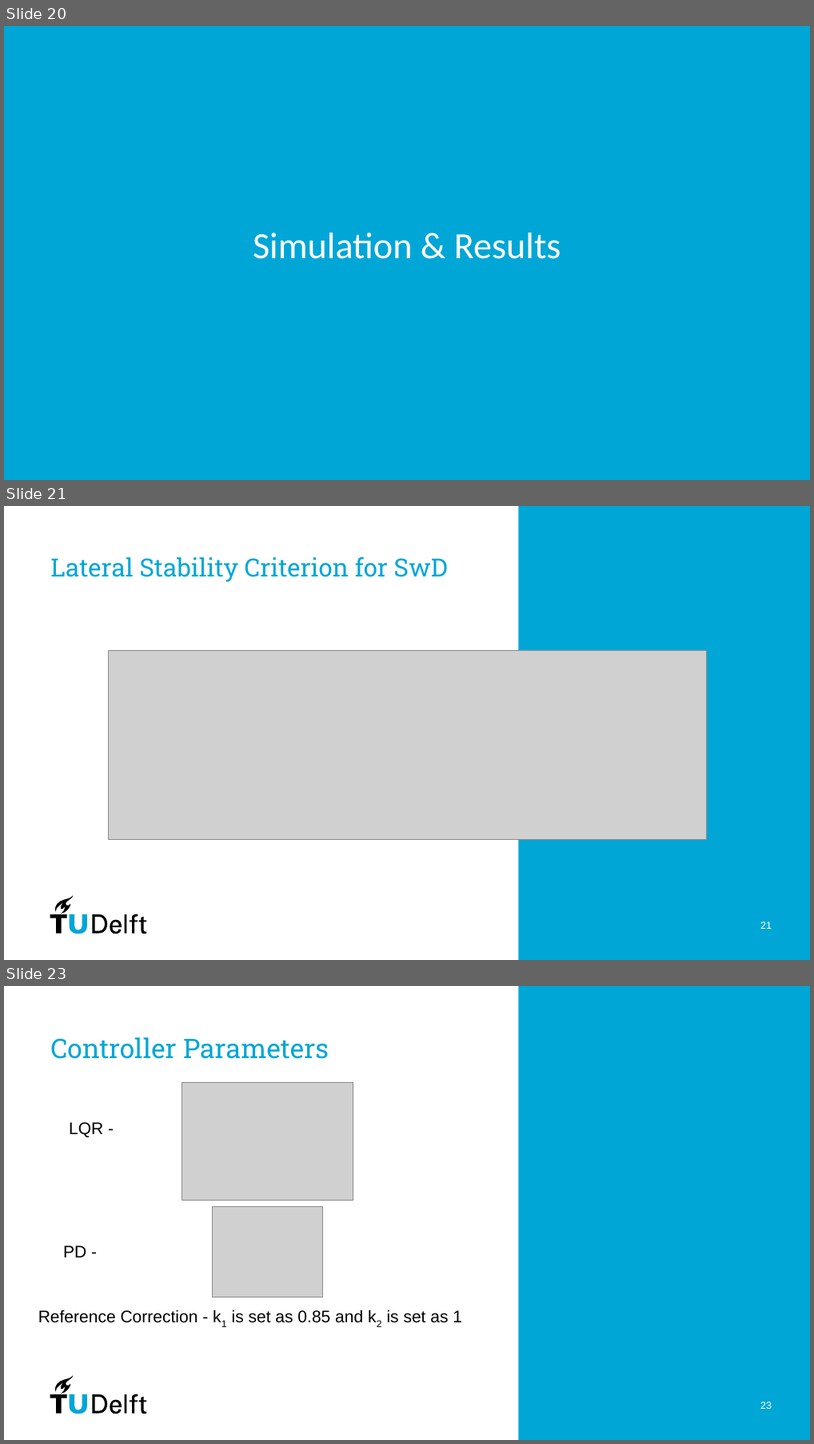
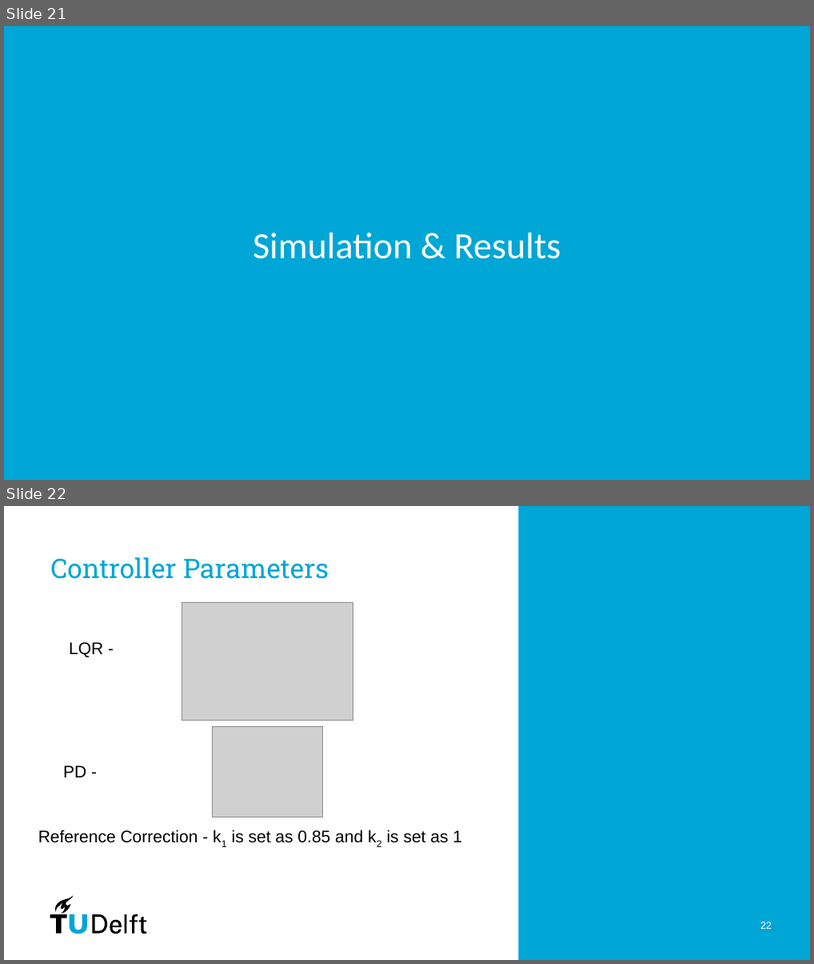
Before and after one commit to PavanPrasad-HG/Vehicle-Dynamics-Control, a slide deck: Group Presentation.pptx. Shown one above the other, each under a label of ours: slides 20, 21 and 23 before the commit, slides 21 and 22 after it; the slides between them are not shown. The pictures are 814x1444 and 814x964 pixels, drawn with LibreOffice and Linux fonts; fonts in the diff are those of the drawing; grey boxes stand for pictures; background and template pictures are left out. Boxes give left, top, right and bottom in pixels: in the first picture for what was removed or moved away, otherwise in the second. Text is boxed around its words. In the diff, an @@ line names an element or a change of style, - is before the commit and + after.

```diff
--- a/Group Presentation.pptx
+++ b/Group Presentation.pptx
@@ slide 21 removed at (x1=4, y1=506, x2=810, y2=960), background #FFFFFF; not listed: 9 template elements that a slide beside it also shows @@
@@ title removed at (x1=50, y1=557, x2=448, y2=582) @@
-Lateral Stability Criterion for SwD
@@ picture removed at (x1=108, y1=650, x2=706, y2=840) @@
@@ page number removed at (x1=761, y1=921, x2=772, y2=928) @@
-21
@@ what was slide 20 is now slide 21 @@
@@ what was slide 23 is now slide 22 @@
@@ page number at (x1=761, y1=921, x2=772, y2=928): text changed @@
-23
+22
```
Also in this commit, not shown: 11 slides changed, 2 slides added, 1 other slide removed, 1 other file.
